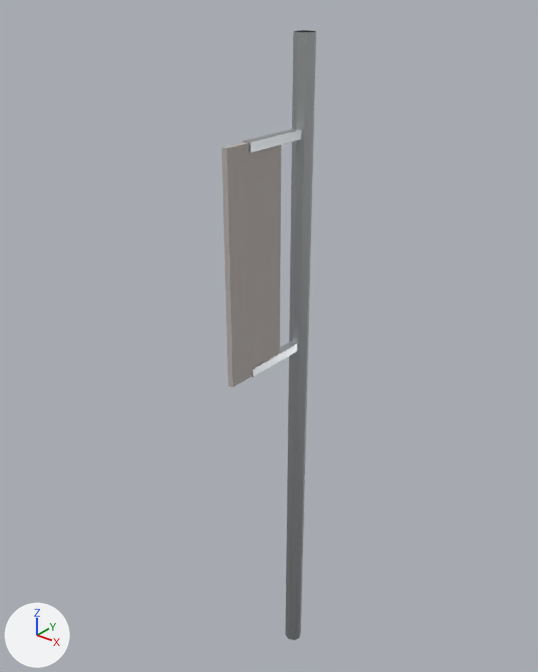
The glTF model public/models/props/banner_pole.glb as it was, and as the next commit left it.
Before and after are seen from a 50 mm camera at (2.86, -3.92, 5.31) aimed at (-0.15, -0.16, 2.98). Arrows for +X, +Y and +Z are at lower left; the lights stay in place. The picture after the commit comes second. Where no turn or scale is listed for an object, it has been applied to the vertices. Vertices at exactly the same position are counted once.

Names of what the first picture shows: 'props_banner_pole'.
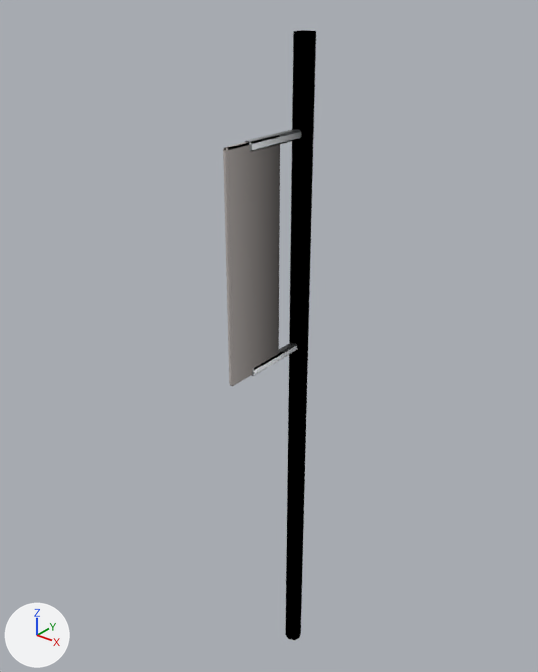
Pixel boxes (x1, y1, x2, y2) of what changed, in the pictures (538 x 672 px):
```json
{"object": "props_banner_pole", "change": "recoloured, reshaped", "before": [222, 30, 316, 640], "after": [223, 30, 316, 640], "on screen": "darker"}
{"part": 1, "of": "me_props_banner_pole", "change": "rebuilt", "before": [243, 129, 301, 153], "after": [244, 129, 301, 152]}
{"part": 2, "of": "me_props_banner_pole", "change": "rebuilt", "before": [251, 341, 297, 377], "after": [251, 342, 297, 376]}
{"part": 3, "of": "me_props_banner_pole", "change": "rebuilt", "before": [222, 142, 281, 387], "after": [223, 142, 280, 386]}
```

Edits to the scene script, one JSON object a line:
```json
{"block": "mat_metal_galv", "where": "n0 = _N.new('ShaderNodeBsdfPrincipled'); n0.name = 'Principled BSDF'"}
{"op": "remove", "block": "mat_metal_galv", "code": "n0.inputs[0].default_value = (0.6, 0.62, 0.64, 1.0)  # 'Base Color', light grey #cbced1"}
{"op": "add", "block": "mat_metal_galv", "code": "n2 = _N.new('ShaderNodeMix'); n2.name = 'Mix'"}
{"op": "add", "block": "mat_metal_galv", "code": "n2.data_type = 'RGBA'"}
{"op": "add", "block": "mat_metal_galv", "code": "n2.blend_type = 'MULTIPLY'"}
{"op": "add", "block": "mat_metal_galv", "code": "n2.inputs[0].default_value = 1.0  # 'Factor'"}
{"op": "add", "block": "mat_metal_galv", "code": "n2.inputs[7].default_value = (0.6, 0.62, 0.64, 1.0)  # 'B', light grey #cbced1"}
{"op": "add", "block": "mat_metal_galv", "code": "n3 = _N.new('ShaderNodeVertexColor'); n3.name = 'Color Attribute'"}
{"op": "add", "block": "mat_metal_galv", "code": "_L.new(n2.outputs[2], n0.inputs[0])  # 'Result' to 'Base Color'"}
{"op": "add", "block": "mat_metal_galv", "code": "_L.new(n3.outputs[0], n2.inputs[6])  # 'Color' to 'A'"}
{"block": "mat_fabric_awning", "where": "n0 = _N.new('ShaderNodeBsdfPrincipled'); n0.name = 'Principled BSDF'"}
{"op": "remove", "block": "mat_fabric_awning", "code": "n0.inputs[0].default_value = (0.48, 0.44, 0.42, 1.0)  # 'Base Color', grey #b8b1ad"}
{"op": "add", "block": "mat_fabric_awning", "code": "n2 = _N.new('ShaderNodeMix'); n2.name = 'Mix'"}
{"op": "add", "block": "mat_fabric_awning", "code": "n2.data_type = 'RGBA'"}
{"op": "add", "block": "mat_fabric_awning", "code": "n2.blend_type = 'MULTIPLY'"}
{"op": "add", "block": "mat_fabric_awning", "code": "n2.inputs[0].default_value = 1.0  # 'Factor'"}
{"op": "add", "block": "mat_fabric_awning", "code": "n2.inputs[7].default_value = (0.48, 0.44, 0.42, 1.0)  # 'B', grey #b8b1ad"}
{"op": "add", "block": "mat_fabric_awning", "code": "n3 = _N.new('ShaderNodeVertexColor'); n3.name = 'Color Attribute'"}
{"op": "add", "block": "mat_fabric_awning", "code": "_L.new(n2.outputs[2], n0.inputs[0])  # 'Result' to 'Base Color'"}
{"op": "add", "block": "mat_fabric_awning", "code": "_L.new(n3.outputs[0], n2.inputs[6])  # 'Color' to 'A'"}
{"block": "me_props_banner_pole", "where": "# used by ob_props_banner_pole; location = (0.0, -0.34, 2.5)"}
{"op": "remove", "block": "me_props_banner_pole", "code": "me_props_banner_pole.from_pydata(...)  # 42 vertices, 68 faces; spans x -0.07..0.07, y -0.41..0.41, z -2.5..2.5"}
{"op": "add", "block": "me_props_banner_pole", "code": "me_props_banner_pole.from_pydata(...)  # 90 vertices, 164 faces; spans x -0.07..0.07, y -0.41..0.41, z -2.5..2.5"}
{"block": "me_props_banner_pole", "change": "me_props_banner_pole part 1: the loose piece of 8 vertices spanning x -0.03..0.03, y -0.21..0.34, z 1.87..1.93 is rebuilt with 24 vertices and now spans x -0.03..0.03, y -0.21..0.34, z 1.87..1.93"}
{"block": "me_props_banner_pole", "change": "me_props_banner_pole part 2: the loose piece of 8 vertices spanning x -0.03..0.03, y -0.21..0.34, z 0.37..0.43 is rebuilt with 24 vertices and now spans x -0.03..0.03, y -0.21..0.34, z 0.37..0.43"}
{"block": "me_props_banner_pole", "change": "me_props_banner_pole part 3: the loose piece of 8 vertices spanning x -0.02..0.02, y -0.41..0.09, z 0.38..1.93 is rebuilt with 24 vertices and now spans x -0.02..0.02, y -0.41..0.09, z 0.38..1.93"}
```
